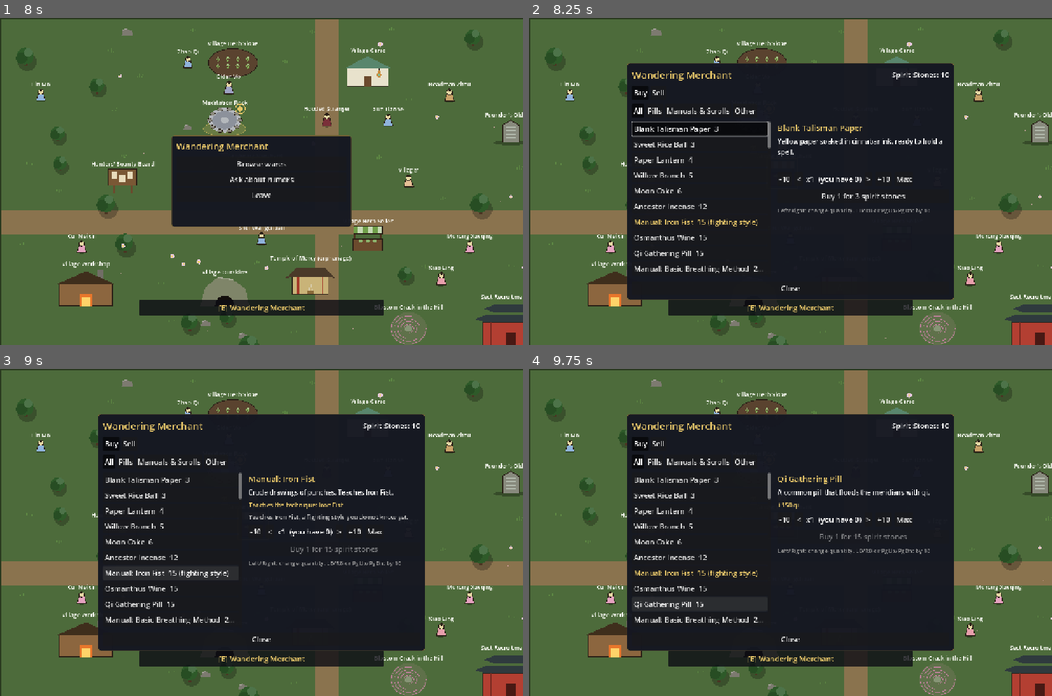
Above: before the commit, frames 1-4 (two rows, left to right).
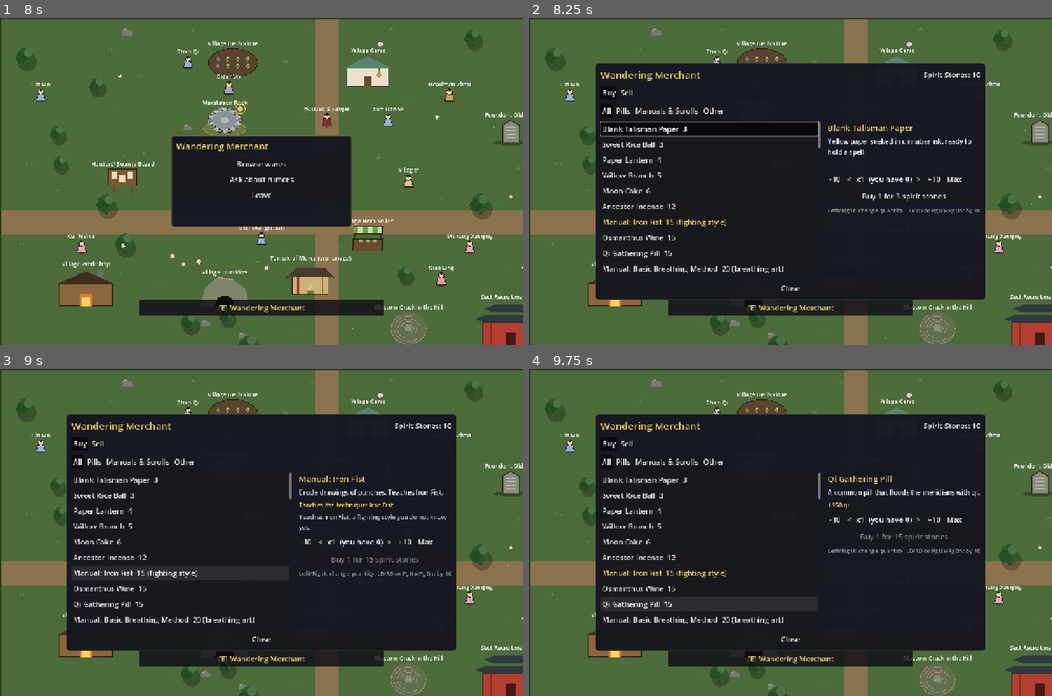
Above: after the commit, the same moments.

Repository: samridghimire/cultivation-game
Game: Godot game, scene res://src/ui/main_menu.tscn
The game is run twice, just before and just after one commit, with the same random seed, the same clock (stepped at 60 frames per second) and the same inputs.
Inputs (mouse positions are in pixels of both pictures, inside the frame that each line leads up to):
- Up to frame 1 (8 s): click "New Game" at 0.5 s; click "Begin" at 1.25 s; click "Reach for it." at 2 s; click "Protect those who cannot prot…" at 2.75 s; click "What are you?" at 3.5 s; click "Why me?" at 4.25 s; click "What are you?" at 5 s; click "..." at 5.75 s; click "Set out." at 6.5 s; tap Enter at 7.25 s; move the mouse to (376, 165) at 7.27 s; hold D (move_right) from 7.28 s (still down); hold E (interact) from 7.28 s (still down); click (376, 165) at 7.42 s
- Up to frame 2 (8.25 s): release D (move_right) at 8 s; release E (interact) at 8 s; click "Browse wares" at 8 s
- Up to frame 3 (9 s): click "Manual: Iron Fist 15 (fightin…" at 8.75 s
- Up to frame 4 (9.75 s): click "Qi Gathering Pill 15" at 9.5 s

Frame 1 is identical in both runs. In frame 2, 12% of the frame differs, in the area x 12-88%, y 13-87%; in frame 3, 13%; in frame 4, 12%.

Commit message:
[WU-133] A wider shop list
List column ~60% of the panel (540px, panel 920px); the "(fighting style)" suffix moves to the detail pane's name line when the row would not fit (ShopScreen.row_fits). Ellipsis + tooltip kept as last resort.

Follow-ups: screenshot check at 1280x720 / 1280x800 with --style-shots not done.

Co-Authored-By: Claude Sonnet 5.5 <noreply@anthropic.com>
Claude-Session: https://claude.ai/code/session_01Ra68YHD23sR3pjwgUqbLXd

Diff:
--- a/src/ui/shop_screen.gd
+++ b/src/ui/shop_screen.gd
@@ -37,6 +37,8 @@
 var _sell_all_armed := false
 ## Selected category tab ("All" = everything); reset when switching Buy/Sell.
 var _category := "All"
+const LIST_WIDTH := 540  ## about 60% of the panel (WU-133)
+const ROW_PADDING := 40  ## button margins + scrollbar
 const MAX_STEP := 1000000  ## a step too big to be anything but "Max"
 
 var _quantity := 1
@@ -44,7 +46,7 @@
 
 func _init() -> void:
 	add_theme_stylebox_override("panel", UIStyle.panel_style())
-	custom_minimum_size = Vector2(800, 0)
+	custom_minimum_size = Vector2(920, 0)
 	visible = false
 	var box := VBoxContainer.new()
 	box.add_theme_constant_override("separation", 10)
@@ -88,7 +90,7 @@
 	columns.add_theme_constant_override("separation", 16)
 	box.add_child(columns)
 	var scroll := ScrollContainer.new()
-	scroll.custom_minimum_size = Vector2(340, 380)
+	scroll.custom_minimum_size = Vector2(LIST_WIDTH, 380)
 	scroll.horizontal_scroll_mode = ScrollContainer.SCROLL_MODE_DISABLED
 	columns.add_child(scroll)
 	_list = VBoxContainer.new()
@@ -96,7 +98,7 @@
 	scroll.add_child(_list)
 
 	var details := VBoxContainer.new()
-	details.custom_minimum_size = Vector2(420, 0)
+	details.custom_minimum_size = Vector2(340, 0)
 	details.add_theme_constant_override("separation", 8)
 	columns.add_child(details)
 	_name = UIStyle.label("", 20, UIStyle.ACCENT)
@@ -285,6 +287,12 @@
 	if Techniques.knows(c, tech_id):
 		return " (known)"
 	return " (%s)" % kind_word(data.techniques[tech_id].kind)
+
+
+## True when `text` fits a shop row at the button font size (WU-133).
+static func row_fits(text: String) -> bool:
+	var w := ThemeDB.fallback_font.get_string_size(text, HORIZONTAL_ALIGNMENT_LEFT, -1, 18).x
+	return w <= LIST_WIDTH - ROW_PADDING
 
 
 ## True when `item_id` is a combat manual and `c` knows no combat technique yet.
@@ -362,7 +370,9 @@
 		if _selling:
 			label += "  (have %d)" % p.item_count(item_id)
 		else:
-			label += manual_note(p, data, item_id)
+			var note := manual_note(p, data, item_id)
+			if row_fits(label + note):
+				label += note
 		if not _selling and GameState.festival_stock(_stock_tags).has(item_id) and not Items.shop_stock(data, _max_price, _stock_tags).has(item_id):
 			label += " (festival)"
 		var b := UIStyle.button(label, _select.bind(item_id))
@@ -485,6 +495,11 @@
 	if item.is_empty():
 		return
 	_name.text = item["name"]
+	if not _selling:
+		var note := manual_note(p, data, _selected)
+		var base := "%s  %d" % [item["name"], unit_price(p, data, _selected, false, _faction, GameState.buy_multiplier())]
+		if note != "" and not row_fits(base + note):
+			_name.text += note
 	_description.text = String(item.get("description", ""))
 	var lines := Items.describe_effects(item.get("effects", {}), data)
 	if Equipment.is_equipment(data, _selected):
--- a/tests/unit/test_shop_screen.gd
+++ b/tests/unit/test_shop_screen.gd
@@ -268,3 +268,23 @@
 	assert_eq(ShopScreen.manual_note(c, d, "manual_iron_fist"), " (known)")
 	assert_false(ShopScreen.is_first_combat_manual(c, d, "manual_iron_fist"))
 	assert_eq(ShopScreen.compare_text(c, d, "manual_iron_fist"), "Teaches Iron Fist. You already know it.")
+
+
+func test_manual_row_shows_full_name_and_price() -> void:
+	var root := (Engine.get_main_loop() as SceneTree).root
+	var gs := root.get_node("GameState")
+	var c := new_character()
+	c.inventory = {"spirit_stone": 100}
+	gs.start_session(c)
+	var screen := ShopScreen.new()
+	root.add_child(screen)
+	screen.open("Wandering Merchant", 0, ["herb", "ore", "beast_material"])
+	var b: Button = screen._list.get_node_or_null("manual_iron_fist")
+	if b != null:
+		var price := ShopScreen.unit_price(gs.player, data(), "manual_iron_fist", false, "", gs.buy_multiplier())
+		assert_true(b.text.begins_with("Manual: Iron Fist  %d" % price), b.text)
+		assert_true(ShopScreen.row_fits(b.text), b.text)
+	assert_false(ShopScreen.row_fits("Manual: " + "Very ".repeat(30) + "Long Name  300 (fighting style)"))
+	screen.close()
+	screen.free()
+	gs.end_session()
